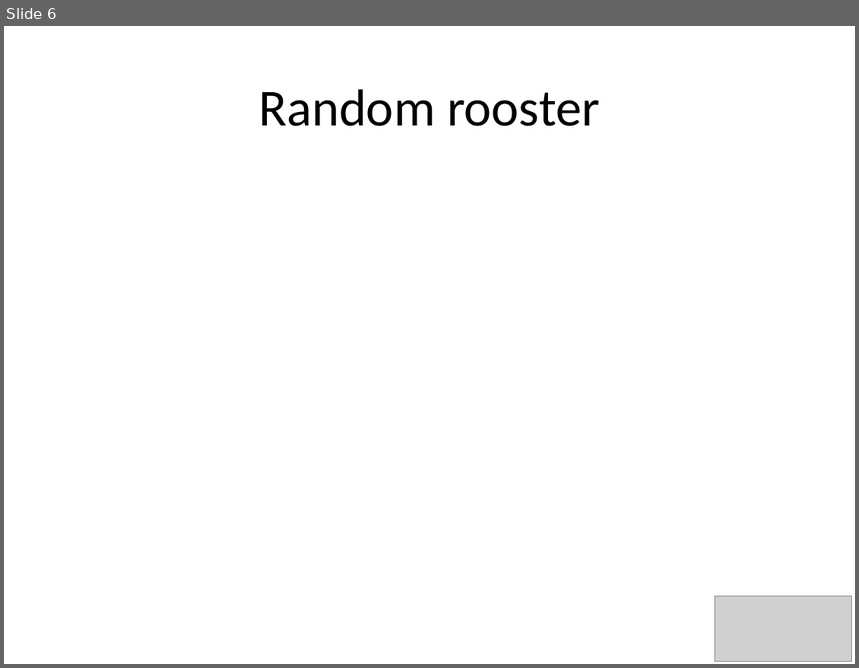
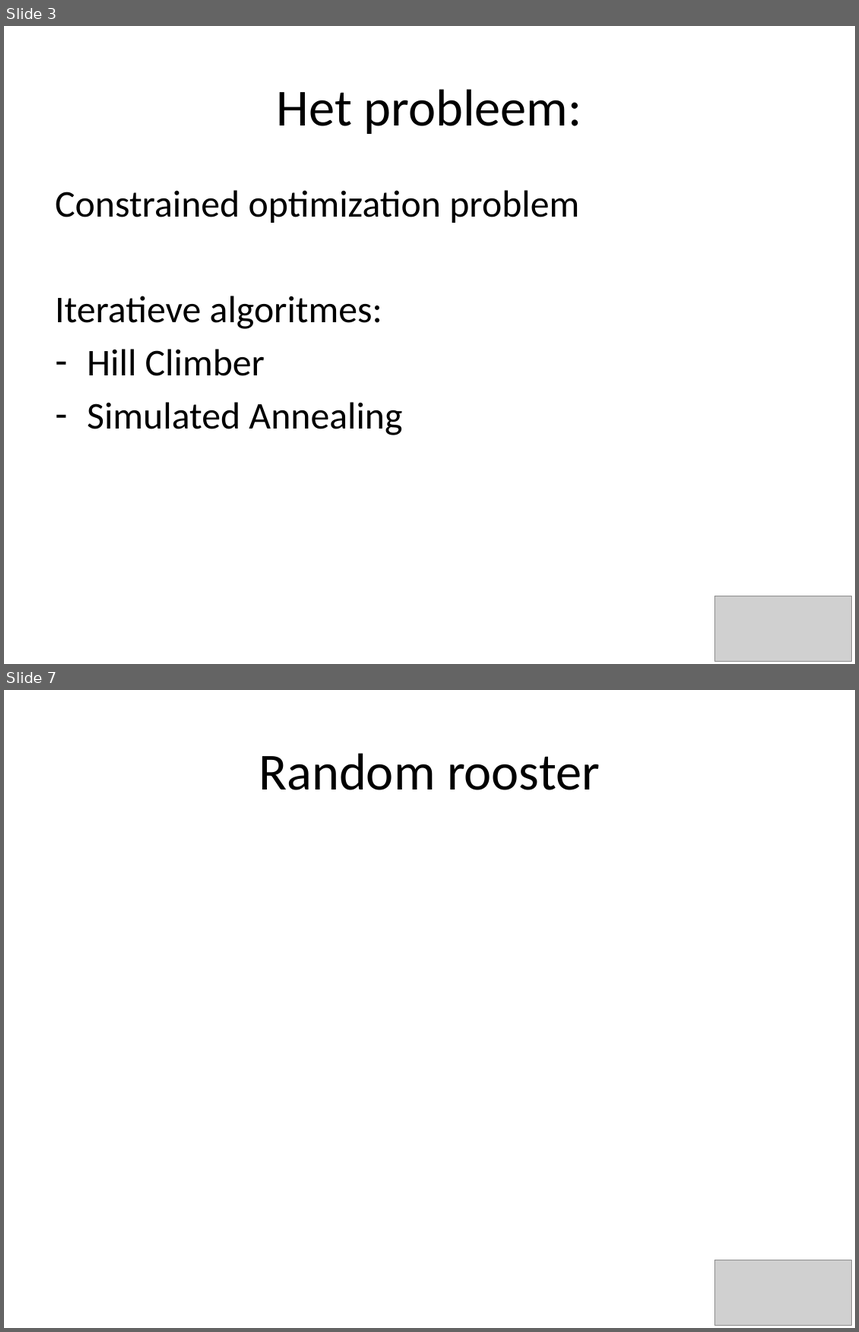
Before and after one commit to Yamievw/class95, a slide deck: Lesroosters2.pptx. Shown one above the other, each under a label of ours: slide 6 before the commit, slides 3 and 7 after it; the slides between them are not shown. The pictures are 859x668 and 859x1332 pixels, drawn with LibreOffice and Linux fonts; fonts in the diff are those of the drawing; grey boxes stand for pictures; background and template pictures are left out. Boxes give left, top, right and bottom in pixels: in the first picture for what was removed or moved away, otherwise in the second. Text is boxed around its words. In the diff, an @@ line names an element or a change of style, - is before the commit and + after.

```diff
--- a/Lesroosters2.pptx
+++ b/Lesroosters2.pptx
@@ slide 3 added at (x1=4, y1=26, x2=855, y2=664), background picture (left out) @@
@@ title added at (x1=277, y1=89, x2=582, y2=134), 44 pt, text #000000 @@
+Het probleem:
@@ text added at (x1=55, y1=190, x2=579, y2=436), 32 pt, text #000000 @@
+Constrained optimization problem
+Iteratieve algoritmes:
+– Hill Climber
+– Simulated Annealing
@@ picture added at (x1=715, y1=596, x2=852, y2=662) @@
@@ what was slide 6 is now slide 7 @@
```
Also in this commit, not shown: 3 slides changed, 1 other slide added.
